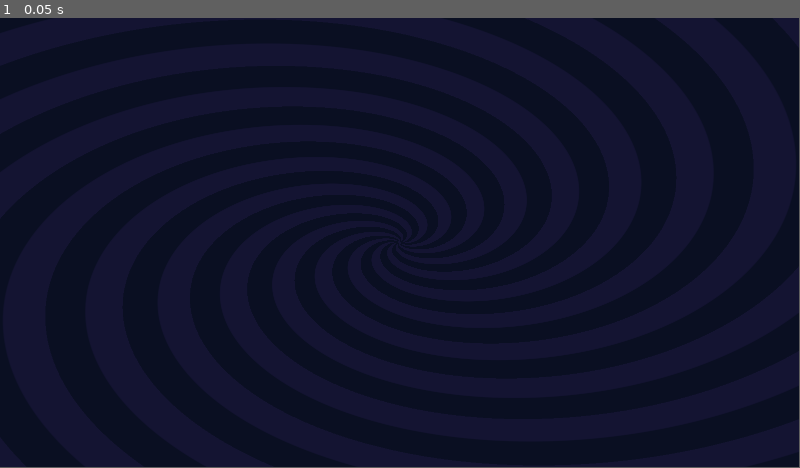
Above: before the commit, frame 1.
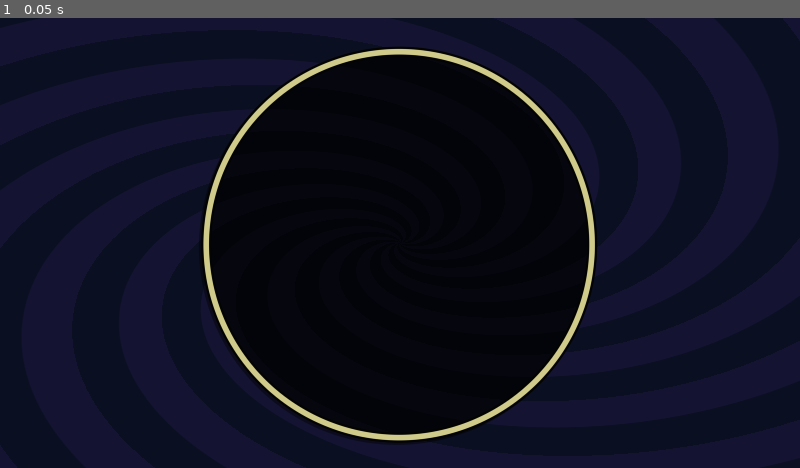
Above: after the commit, the same moment.

Repository: schonstal/Circus
Game: Godot game, scene res://game/scenes/main/main.tscn
Same seed, same stepped clock (60 frames per second), same inputs: the game is played once before the commit and once after it.
Inputs:
- Up to frame 1 (0.05 s): no input
In our replay, the window is 799x449 before the commit and 800x450 after it. These sizes can differ from the game's own. Grey fills any space a smaller window leaves; there, only what the larger window draws over its background counts as a difference.

The runs differ from the first frame. In frame 1, 20% of the frame differs, in the area x 24-75%, y 6-95%.

Commit message:
Improve circle graphics

Diff:
--- /dev/null
+++ b/game/arena/ring.gdshader
@@ -0,0 +1,24 @@
+shader_type canvas_item;
+
+uniform vec4 border_color : source_color;
+uniform vec4 inner_color : source_color;
+uniform vec4 shadow_color : source_color;
+uniform vec4 outline_color : source_color;
+
+uniform float radius : hint_range(0.0, 1.0, 0.01);
+uniform float thickness : hint_range(0.0, 0.1, 0.005);
+uniform float antialias : hint_range(0.0, 0.1, 0.001);
+
+void fragment() {
+  vec2 uv = 2. * (UV - 0.5);
+  float r = length(uv);
+  float shadow_r = length(uv - vec2(-0.01, 0.01));
+  float outline_radius = radius + 0.01;
+
+  COLOR = vec4(0);
+  COLOR = mix(COLOR, shadow_color, 1.0 - smoothstep(outline_radius - antialias, outline_radius + antialias, shadow_r));
+  COLOR = mix(COLOR, outline_color, 1.0 - smoothstep(outline_radius - antialias, outline_radius + antialias, r));
+  COLOR = mix(COLOR, border_color, 1.0 - smoothstep(radius - antialias, radius + antialias, r));
+  COLOR = mix(COLOR, outline_color, 1.0 - smoothstep(outline_radius - thickness - antialias, outline_radius - thickness + antialias, r));
+  COLOR = mix(COLOR, inner_color, 1.0 - smoothstep(radius - thickness - antialias, radius - thickness + antialias, r));
+}
--- a/game/background/background.tscn
+++ b/game/background/background.tscn
@@ -6,7 +6,7 @@
 shader = ExtResource("1_0imfi")
 shader_parameter/color_a = Color(0.0784314, 0.0784314, 0.196078, 1)
 shader_parameter/color_b = Color(0.0392157, 0.0588235, 0.133333, 1)
-shader_parameter/frequency = 25.0
+shader_parameter/frequency = 20.0
 shader_parameter/speed = 0.6
 shader_parameter/segments = 5.0
 
--- a/game/scenes/main/main.tscn
+++ b/game/scenes/main/main.tscn
@@ -1,6 +1,19 @@
-[gd_scene load_steps=2 format=3 uid="uid://dy3wyn6ncf1cw"]
+[gd_scene load_steps=5 format=3 uid="uid://dy3wyn6ncf1cw"]
 
 [ext_resource type="PackedScene" uid="uid://cywiykw7n1cyf" path="res://game/background/background.tscn" id="1_aeadd"]
+[ext_resource type="Shader" path="res://game/arena/ring.gdshader" id="2_tn58u"]
+
+[sub_resource type="ShaderMaterial" id="ShaderMaterial_kpp60"]
+shader = ExtResource("2_tn58u")
+shader_parameter/border_color = Color(0.815686, 0.796078, 0.541176, 1)
+shader_parameter/inner_color = Color(0, 0, 0, 0.709804)
+shader_parameter/shadow_color = Color(0, 0, 0, 0.415686)
+shader_parameter/outline_color = Color(0.0117647, 0.0117647, 0.00392157, 1)
+shader_parameter/radius = 0.87
+shader_parameter/thickness = 0.035
+shader_parameter/antialias = 0.003
+
+[sub_resource type="PlaceholderTexture2D" id="PlaceholderTexture2D_oyprf"]
 
 [node name="Main" type="Node2D"]
 
@@ -8,6 +21,16 @@
 
 [node name="Background" parent="Background" instance=ExtResource("1_aeadd")]
 
-[node name="Playfield" type="CanvasLayer" parent="."]
+[node name="Arena" type="CanvasLayer" parent="."]
+
+[node name="Node2D" type="Node2D" parent="Arena"]
+
+[node name="TextureRect" type="TextureRect" parent="Arena/Node2D"]
+material = SubResource("ShaderMaterial_kpp60")
+offset_left = 418.0
+offset_top = 4.0
+offset_right = 1498.0
+offset_bottom = 1084.0
+texture = SubResource("PlaceholderTexture2D_oyprf")
 
 [node name="HUD" type="CanvasLayer" parent="."]
--- a/project.godot
+++ b/project.godot
@@ -24,3 +24,4 @@
 
 window/size/viewport_width=1920
 window/size/viewport_height=1080
+window/stretch/mode="canvas_items"
